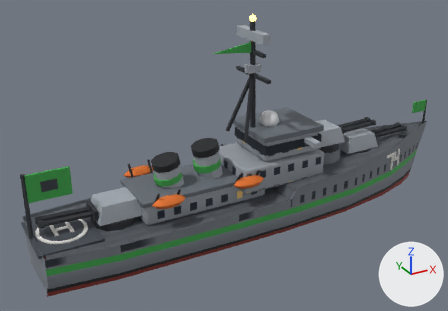
The glTF model game/assets/models/destroyer_green.glb as it was, and as the next commit left it.
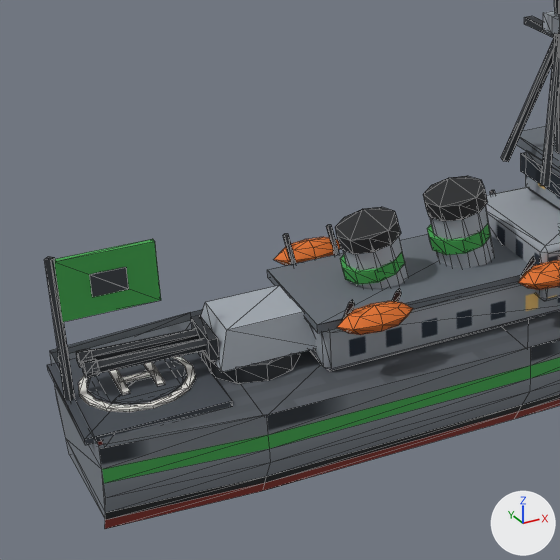
Each version is shown whole from a 50 mm lens placed at (-0.475, -0.77, 0.513), pointed at (-0.046, 0.009, 0.124), then close up on the part from 0% to 56% of the width and 19% to 100% of the height. Arrows for +X, +Y and +Z are at lower right; the lights stay in place. The older version's two pictures come first. The close-ups show mesh edges as thin lines. Vertices at exactly the same position are counted once.

The first close-up shows 'destroyer_green'.
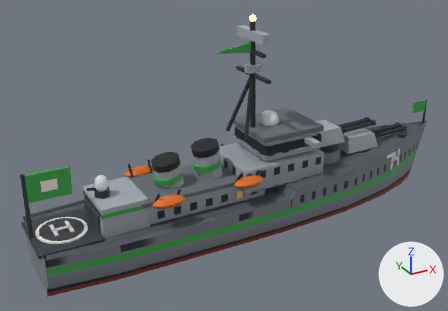
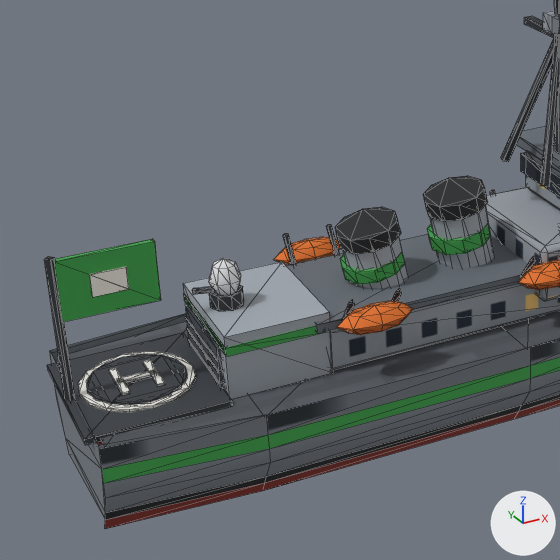
The change, as JSON lines over the scene's bpy script:
```json
{"block": "me_m", "where": "# used by ob_destroyer_green; location = (0.0, 0.0, 0.0)"}
{"op": "remove", "block": "me_m", "code": "me_m.from_pydata(...)  # 1195 vertices, 1948 faces; spans x -0.355..0.38, y -0.08..0.08, z 0.0..0.34"}
{"op": "add", "block": "me_m", "code": "me_m.from_pydata(...)  # 1217 vertices, 1984 faces; spans x -0.355..0.38, y -0.08..0.08, z 0.0..0.34"}
{"block": "me_m", "change": "me_m part 1: a new loose piece, a box spanning x -0.2672..-0.2627, y -0.032..0.032, z 0.0712..0.0728, in mat_baked (picture img_bake)"}
{"block": "me_m", "change": "me_m part 2: a new loose piece, a box spanning x -0.2672..-0.2627, y -0.032..0.032, z 0.0792..0.0808, in mat_baked (picture img_bake)"}
{"block": "me_m", "change": "me_m part 3: the loose piece of 8 vertices spanning x -0.267..-0.261, y -0.018..0.018, z 0.08..0.095 is deleted"}
{"block": "me_m", "change": "me_m part 4: the loose piece of 8 vertices spanning x -0.264..-0.197, y -0.027..0.027, z 0.076..0.101 is deleted"}
{"block": "me_m", "change": "me_m part 5"}
{"block": "me_m", "change": "29 vertices are removed from x -0.343..-0.205, y -0.032..0.025, z 0.064..0.095"}
{"block": "me_m", "change": "92 faces are deleted"}
{"block": "me_m", "change": "31 vertices move from x -0.343..-0.205, y -0.032..0.032, z 0.064..0.095 to x -0.267..-0.195, y -0.043..0.043, z 0.064..0.136"}
{"block": "me_m", "change": "46 vertices are added at x -0.269..-0.195, y -0.043..0.043, z 0.064..0.14"}
{"block": "me_m", "change": "5 new vertices lie (0.004, 0.0, 0.0) away from vertices in x -0.339..-0.205, y -0.025..0.01, z 0.064..0.086"}
{"block": "me_m", "change": "128 new faces join them, mat_baked (picture img_bake)"}
{"block": "me_m", "change": "me_m part 6: 86 kept faces spanning x -0.355..-0.264, y -0.05..0.05, z 0.064..0.149 get new texture (UV) coordinates"}
```

Pixel boxes [x1, y1, x2, y2] of what changed, in the close-ups (560 x 560 px; the box of a moved part takes in the faces that stretch with it):
```json
{"part": 1, "of": "me_m", "change": "added", "after": [188, 338, 224, 384]}
{"part": 2, "of": "me_m", "change": "added", "after": [187, 327, 223, 372]}
{"part": 3, "of": "me_m", "change": "deleted", "before": [191, 315, 219, 362]}
{"part": 4, "of": "me_m", "change": "deleted", "before": [201, 285, 316, 372]}
{"part": 5, "of": "me_m", "change": "moved or reshaped", "before": [76, 329, 300, 383], "after": [183, 258, 333, 399]}
{"part": 6, "of": "me_m", "change": "surface changed", "before": [72, 267, 268, 408], "after": [72, 267, 231, 408]}
```
